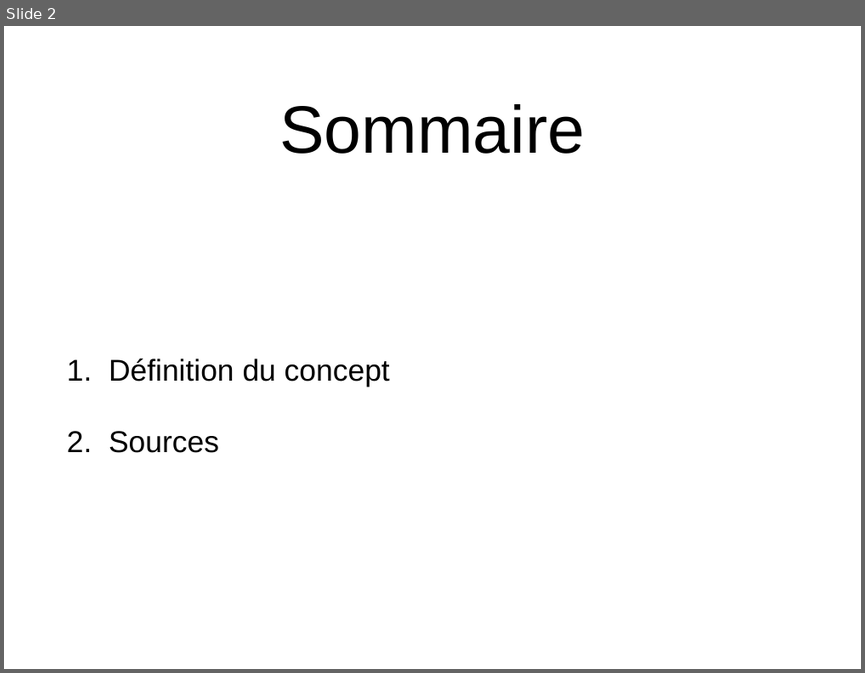
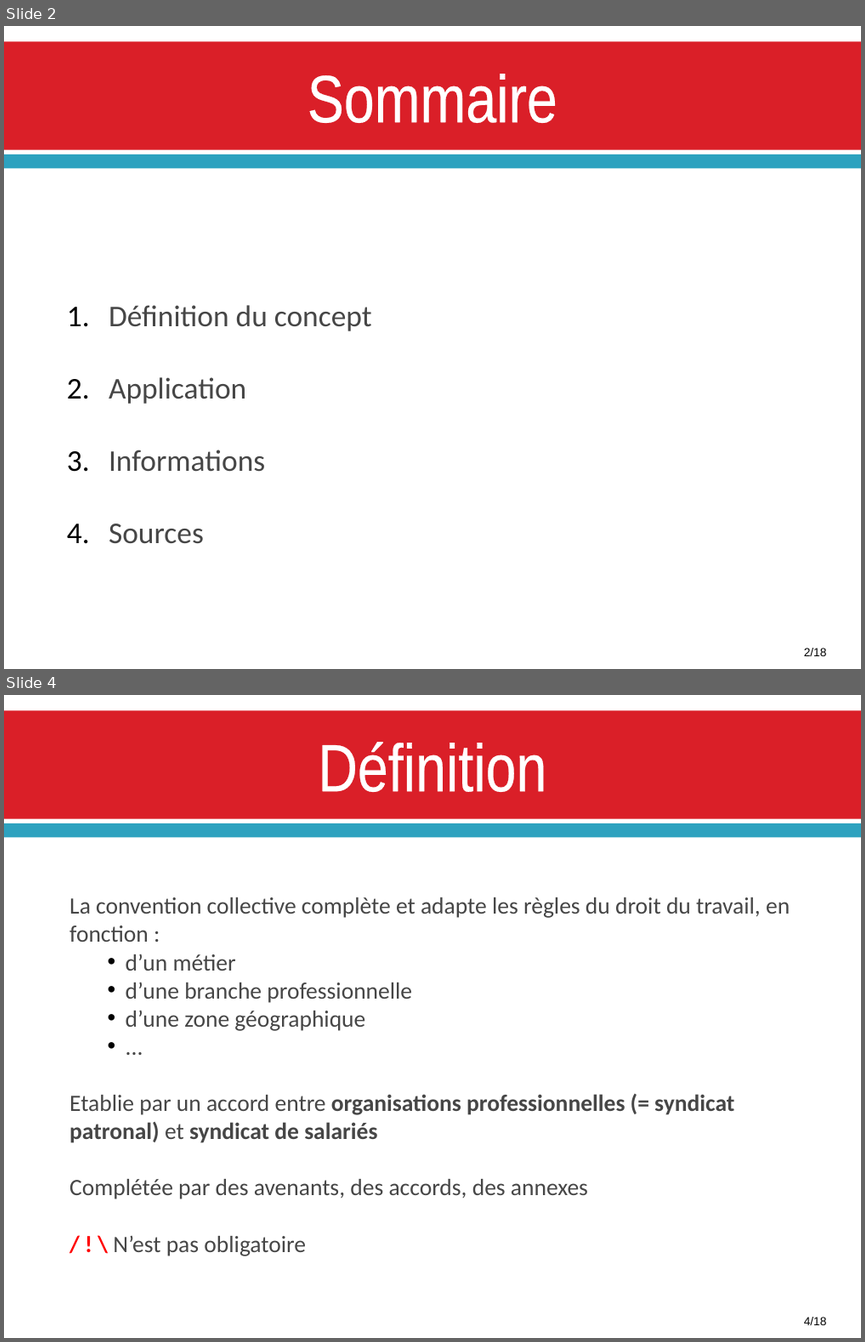
Before and after one commit to Mekiis/LP, a slide deck: COMMUNICATION/Convention_Collective.pptx. Shown one above the other, each under a label of ours: slide 2 before the commit, slides 2 and 4 after it; the slides between them are not shown. The pictures are 865x673 and 865x1342 pixels, drawn with LibreOffice and Linux fonts; fonts in the diff are those of the drawing. Boxes give left, top, right and bottom in pixels: in the first picture for what was removed or moved away, otherwise in the second. Text is boxed around its words. In the diff, an @@ line names an element or a change of style, - is before the commit and + after.

```diff
--- a/COMMUNICATION/Convention_Collective.pptx
+++ b/COMMUNICATION/Convention_Collective.pptx
@@ slide 4 added at (4,695,861,1338), background #FFFFFF; not listed: 2 template elements that a slide beside it also shows @@
@@ title added at (318,742,546,792), 80 pt, text #FFFFFF @@
+Définition
@@ text added at (69,897,789,1256), 28 pt, text #464646 @@
+La convention collective complète et adapte les règles du droit du travail, en fonction :
+  • d’un métier
+  • d’une branche professionnelle
+  • d’une zone géographique
+  • ...
+Etablie par un accord entre organisations professionnelles (= syndicat patronal) et syndicat de salariés
+Complétée par des avenants, des accords, des annexes
+/ ! \ N’est pas obligatoire
@@ text added at (804,1316,827,1325), 14 pt, text #000000 @@
+4/18
@@ slide 2 changed as well @@
@@ rectangle added at (4,41,861,150), fill #DA1F28 @@
@@ title "Sommaire" at (307,74,557,123): font Arial to Arial Narrow, text colour #000000 to #FFFFFF, letter outline none to #FFFFFF 1.1 pt; vertical alignment middle to top @@
@@ rectangle added at (4,154,861,168), fill #2DA2BF @@
@@ text at (109,305,372,544): font Arial to Calibri, text colour #000000 to #464646 in "Définition du concept", "Sources"; line spacing 1 to 2; less space between paragraphs @@
@@ text at (109,377,265,471): paragraphs added @@
+2. Application
+3. Informations
@@ text added at (804,647,827,656), 14 pt, text #000000 @@
+2/18
```
Also in this commit, not shown: 6 other slides changed, 10 other slides added, 3 slides removed.
